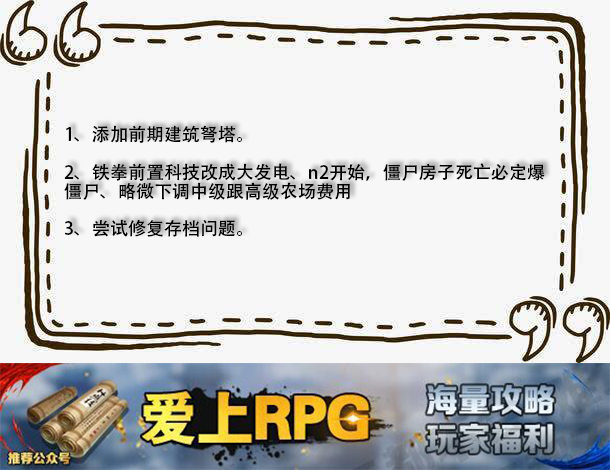
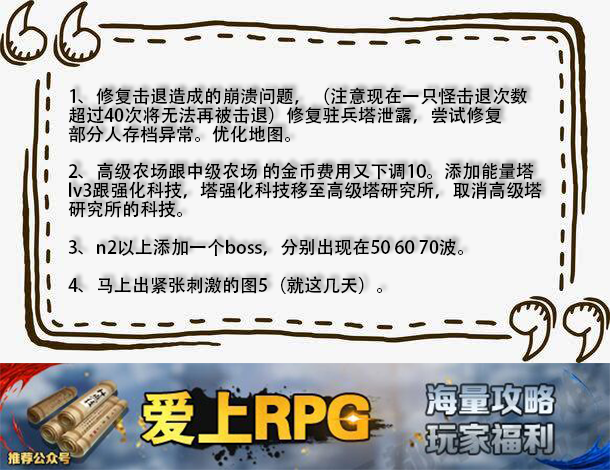
The second 610×470 image is a revision of the first. Changes to its layers:
renamed "1、添加前期建筑弩塔。 2、铁拳前置科技改成大发电、n2开始，僵尸房子死亡必定爆 僵尸、略微下调中级跟高级农场费用 3、尝" to "1、修复击退造成的崩溃问题，（注意现在一只怪击退次数 超过40次将无法再被击退）修复驻兵塔泄露，尝试修复 部分人存档异常。优化", painted on it over [64, 87, 545, 294]
